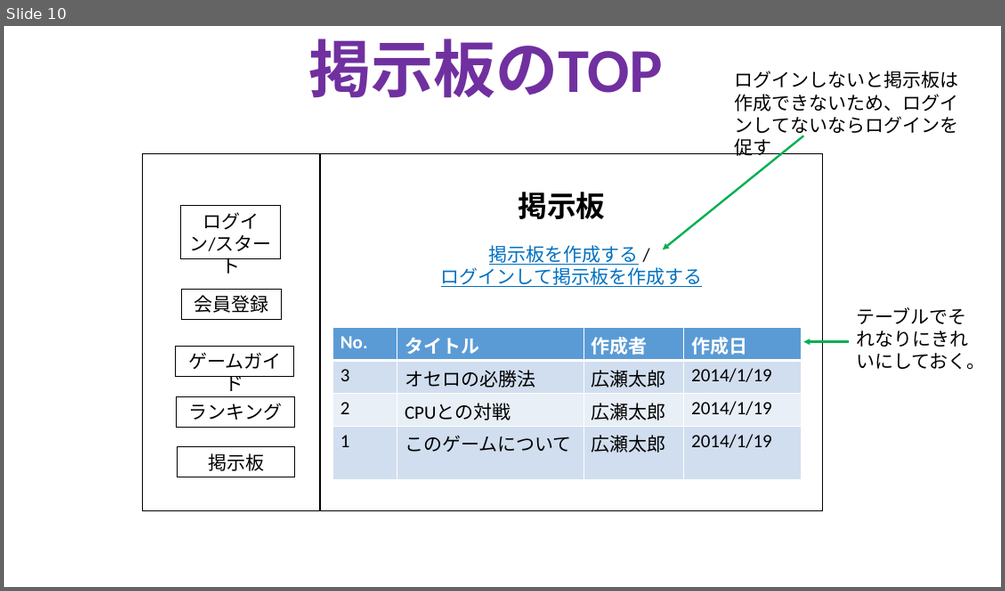
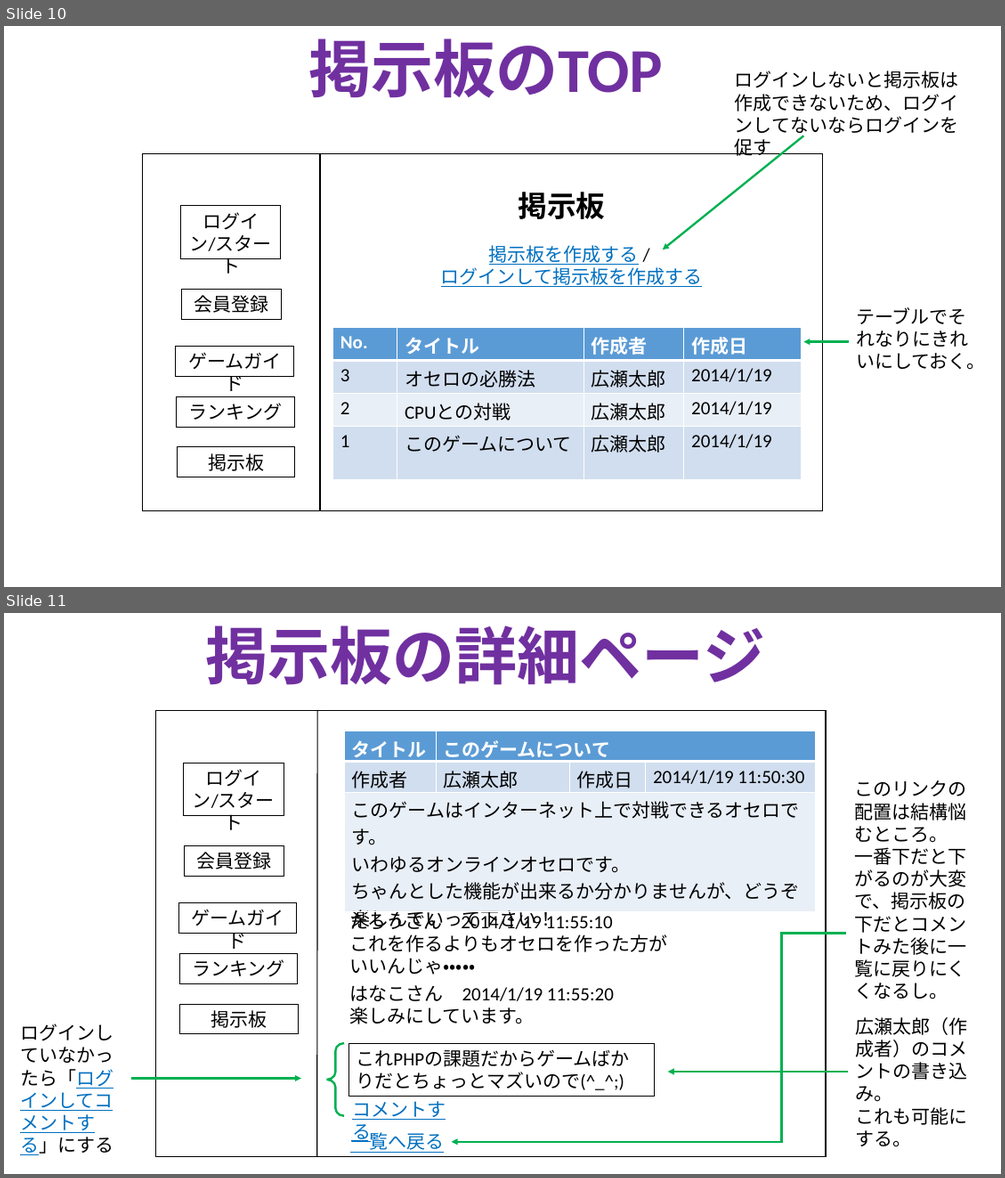
Before and after one commit to TakanoriOnuma/WebApplication, a slide deck: design/HTMLページ設計.pptx. Shown one above the other, each under a label of ours: slide 10 before the commit, slides 10 and 11 after it. The pictures are 1005x591 and 1005x1178 pixels, drawn with LibreOffice and Linux fonts; fonts in the diff are those of the drawing. Boxes give left, top, right and bottom in pixels: in the first picture for what was removed or moved away, otherwise in the second. Text is boxed around its words. In the diff, an @@ line names an element or a change of style, - is before the commit and + after.

Commit message:
掲示板の詳細ページの作成
思っていたよりも機能が多い。
最後の指定課題のプログラムを参考にサクサクやっていきたい。

```diff
--- a/design/HTMLページ設計.pptx
+++ b/design/HTMLページ設計.pptx
@@ slide 11 added at <box>4,613,1001,1174</box>, background #FFFFFF @@
@@ text added at <box>206,625,766,685</box>, 60 pt, text #7030A0, bold @@
+掲示板の詳細ページ
@@ rectangle added at <box>156,710,825,1157</box>, outline #000000 1 pt @@
@@ line added from (317, 710) to (317, 1157), #000000 1 pt @@
@@ table added at <box>344,731,816,933</box>, 3 rows, 4 columns @@
+タイトル | このゲームについて |  | 
+作成者 | 広瀬太郎 | 作成日 | 2014/1/19 11:50:30
+このゲームはインターネット上で対戦できるオセロです。 / いわゆるオンラインオセロです。 / ちゃんとした機能が出来るか分かりませんが、どうぞ楽しんでいって下さい！ |  |  | 
@@ rectangle added at <box>184,763,283,816</box>, outline #000000 0.75 pt, 18 pt, text #000000 @@
+ログイン/スタート
@@ text added at <box>854,780,966,977</box>, 18 pt, text #000000 @@
+このリンクの配置は結構悩むところ。
+一番下だと下がるのが大変で、掲示板の下だとコメントみた後に一覧に戻りにくくなるし。
@@ rectangle added at <box>184,845,284,876</box>, outline #000000 0.75 pt, 18 pt, text #000000 @@
+会員登録
@@ rectangle added at <box>179,903,297,933</box>, outline #000000 0.75 pt, 18 pt, text #000000 @@
+ゲームガイド
@@ text added at <box>350,909,668,974</box>, 18 pt, text #000000 @@
+たろうさん 2014/1/19 11:55:10
+これを作るよりもオセロを作った方がいいんじゃ・・・・・
@@ rectangle added at <box>179,953,298,983</box>, outline #000000 0.75 pt, 18 pt, text #000000 @@
+ランキング
@@ elbow arrow added from (846, 933) to (451, 1142), #00B050 2 pt @@
@@ text added at <box>350,985,614,1024</box>, 18 pt, text #000000 @@
+はなこさん 2014/1/19 11:55:20
+楽しみにしています。
@@ rectangle added at <box>179,1004,298,1034</box>, outline #000000 0.75 pt, 18 pt, text #000000 @@
+掲示板
@@ text added at <box>20,1023,113,1155</box>, 18 pt, text #000000 @@
+ログインしていなかったら「ログインしてコメントする」にする
@@ text added at <box>856,1017,968,1147</box>, 18 pt, text #000000 @@
+広瀬太郎（作成者）のコメントの書き込み。
+これも可能にする。
@@ left brace added at <box>327,1043,344,1116</box>, outline #00B050 2 pt @@
@@ rectangle added at <box>348,1043,655,1096</box>, outline #000000 0.75 pt, 18 pt, text #000000 @@
+これPHPの課題だからゲームばかりだとちょっとマズいので(^_^;)
@@ arrow added from (131, 1078) to (301, 1078), #00B050 2 pt @@
@@ arrow added from (849, 1071) to (668, 1071), #00B050 2 pt @@
@@ text added at <box>352,1101,445,1142</box>, 18 pt, text #0070C0, underline @@
+コメントする
@@ text added at <box>350,1130,444,1152</box>, 18 pt, text #0070C0, underline @@
+一覧へ戻る
```
